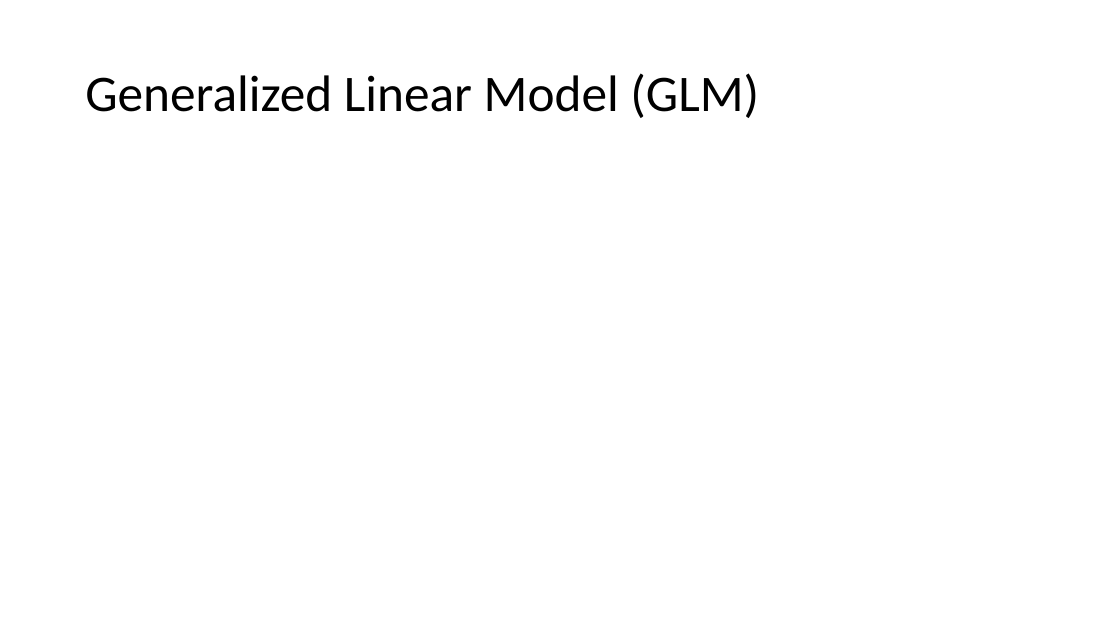
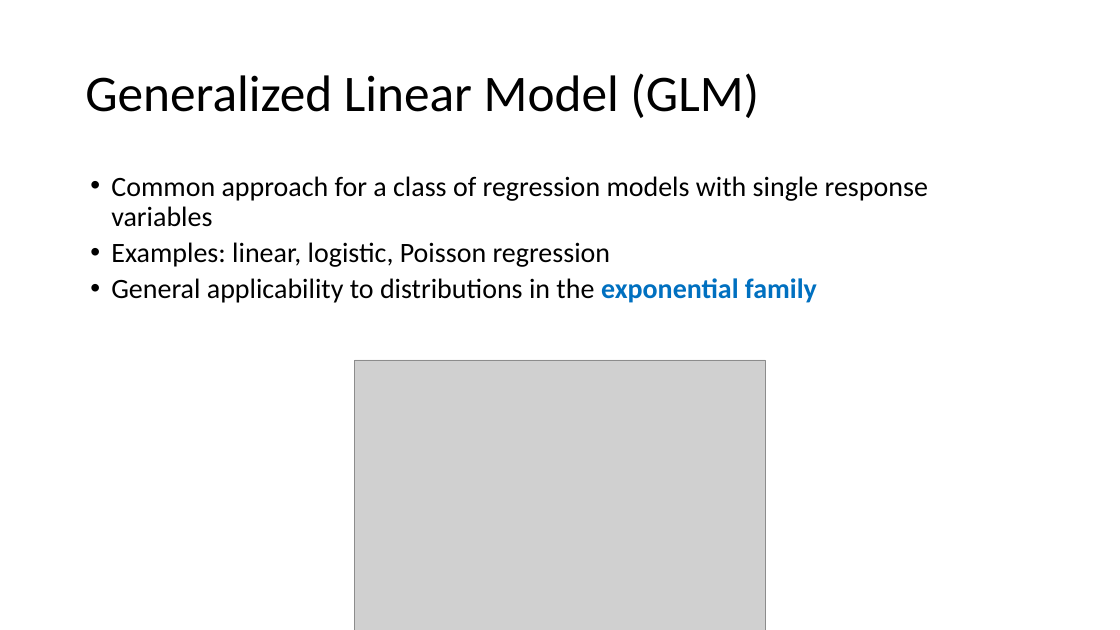
Before and after one commit to ELaBrecque-MMC/RegressionModelOverview, a slide deck: slide 11 of Notes/RegressionModelOverview.pptx. Drawn at 1120x630 pixels with LibreOffice and Linux fonts; fonts in the diff are those of the drawing; grey boxes stand for pictures. Boxes give left, top, right and bottom in pixels: in the first picture for what was removed or moved away, otherwise in the second. Text is boxed around its words. In the diff, an @@ line names an element or a change of style, - is before the commit and + after.

```diff
--- a/Notes/RegressionModelOverview.pptx
+++ b/Notes/RegressionModelOverview.pptx
@@ text added at (111, 176, 928, 303), 24 pt, text #000000 @@
+  • Common approach for a class of regression models with single response variables
+    • Examples: linear, logistic, Poisson regression
+    • General applicability to distributions in the exponential family
@@ picture added at (355, 360, 765, 630) @@
```
Also in this commit, not shown: 2 slides added.
